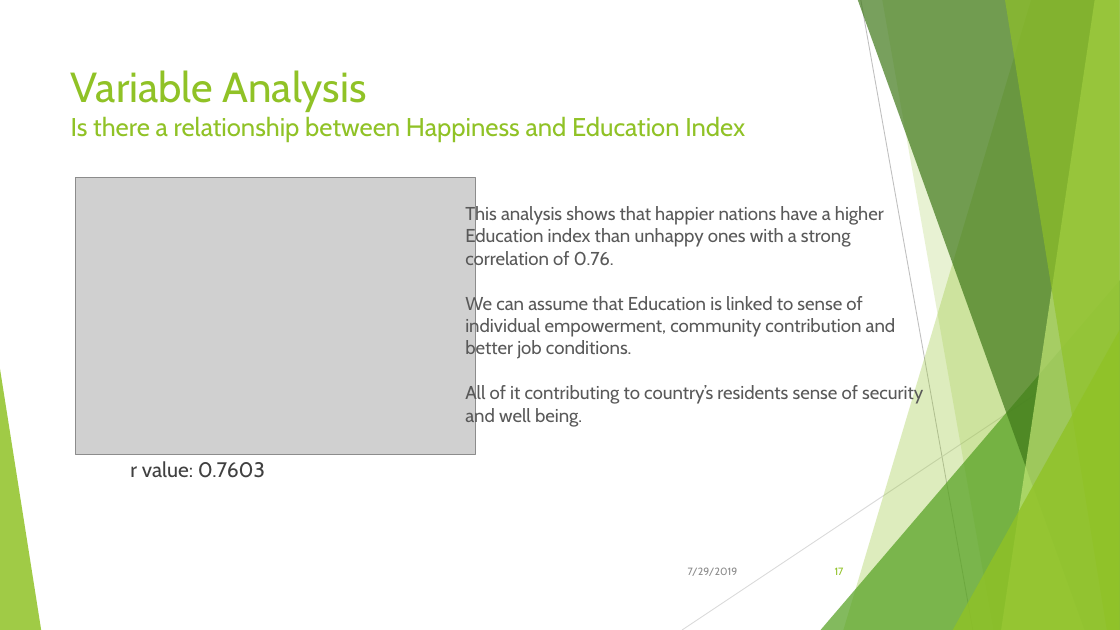
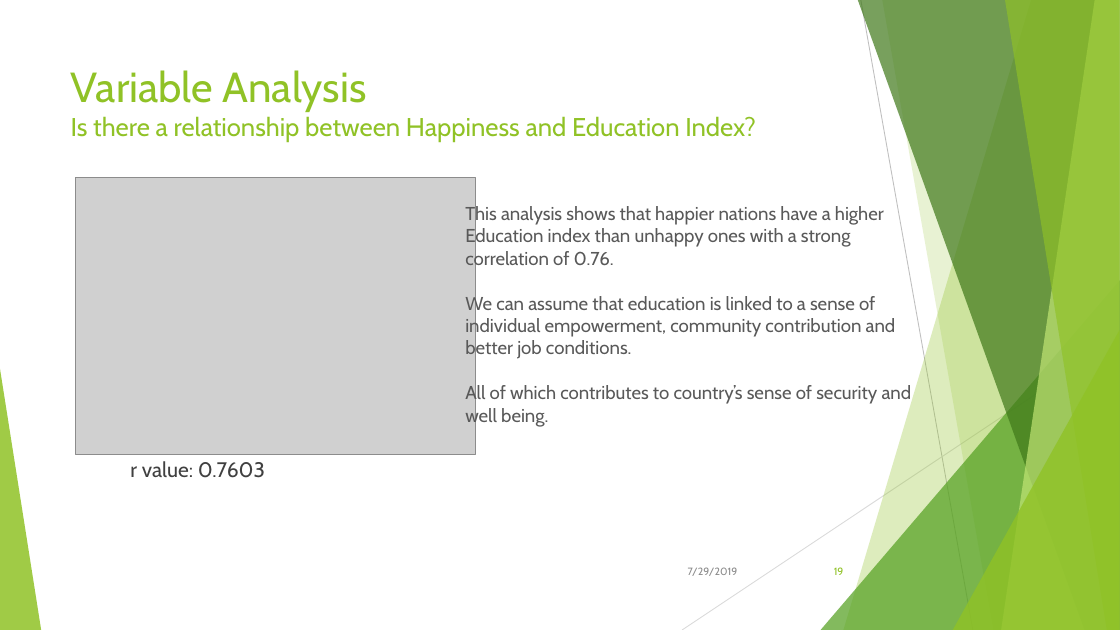
Before and after one commit to Kika000/Project-1, a slide deck: slide 19 of What Makes the World Happy.pptx (slide 17 before the commit). Drawn at 1120x630 pixels with LibreOffice and Linux fonts; fonts in the diff are those of the drawing; grey boxes stand for pictures. Boxes give left, top, right and bottom in pixels: in the first picture for what was removed or moved away, otherwise in the second. Text is boxed around its words. In the diff, an @@ line names an element or a change of style, - is before the commit and + after.

```diff
--- a/What Makes the World Happy.pptx
+++ b/What Makes the World Happy.pptx
@@ title at box(71, 70, 756, 141): text changed @@
-Variable Analysis
-Is there a relationship between Happiness and Education Index
+Variable Analysis
+Is there a relationship between Happiness and Education Index?
@@ text at box(465, 294, 912, 427): text changed @@
-We can assume that Education is linked to sense of individual empowerment, community contribution and better job conditions.
-All of it contributing to country’s residents sense of security and well being.
+We can assume that education is linked to a sense of individual empowerment, community contribution and better job conditions.
+All of which contributes to country’s sense of security and well being.
@@ page number at box(834, 567, 844, 575): text changed @@
-17
+19
```
Also in this commit, not shown: 6 other slides changed, 2 slides added, 4 other files.
